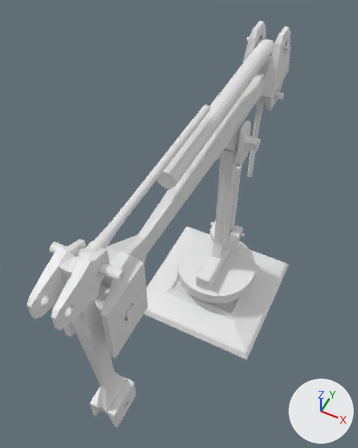
An edit to the Blender file BasicSht/TutorialSht/Claw01.blend, drawn before and after from the same camera.
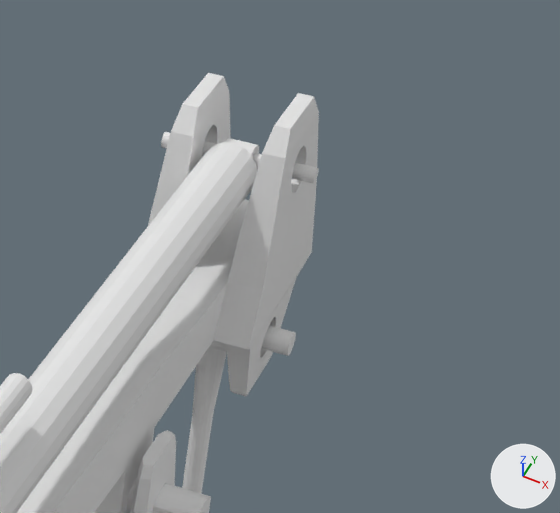
Each version appears first whole from a 50 mm camera at (162.0, -458.0, 700.0) aimed at (-26.0, -84.0, 232.0), and next in a close-up on the part from 56% to 100% of the width and 0% to 32% of the height. Arrows for +X, +Y and +Z are at lower right; the lights stay in place.
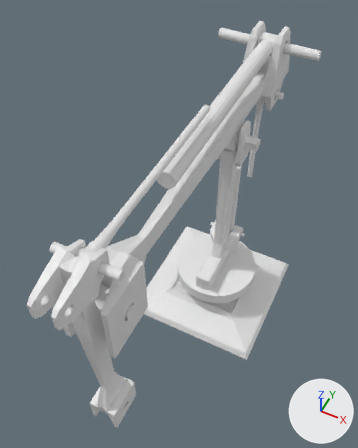
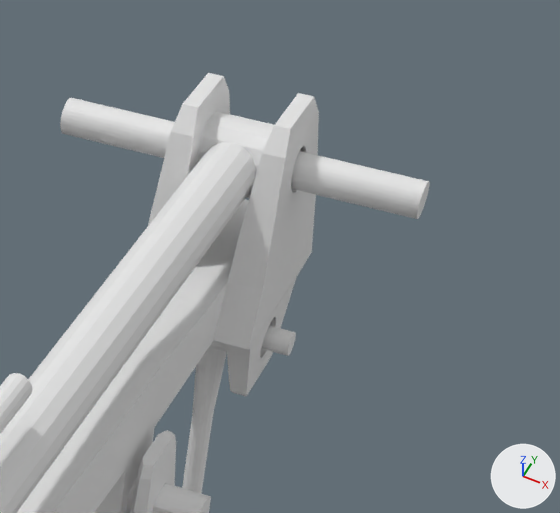
Pixel boxes [x1, y1, x2, y2] of what changed, in the close-ups (560 x 513 px; the box of a moved part takes in the faces that stretch with it):
'Cylinder.004', reshaped
    before: [0, 132, 319, 513]
    after: [0, 98, 430, 513]
part 1 of me_cylinder_005, moved or reshaped
    before: [161, 132, 319, 184]
    after: [60, 98, 430, 219]

What changed in the scene script:
```text
Change me_cylinder_005:
    where me_cylinder_005.from_pydata(...)  # 292 vertices, 201 faces; spans x -2.83..2.83, y -1.03..1.03, z -1.0..4.69
    used by ob_cylinder_004; location = (0.0, 71.7, 384.1); rotation_euler = (-4.712, 0.0, 0.0), in degrees (-270, 0, 0); scale = (10.0, 10.0, 50.0)
    me_cylinder_005 part 1: all 260 vertices in x -2.83..2.83, y -0.55..0.54, z -1.0..-0.71 are scaled about their middle by 2.34, then moved by (0.01, 0.0, 0.04)
```
